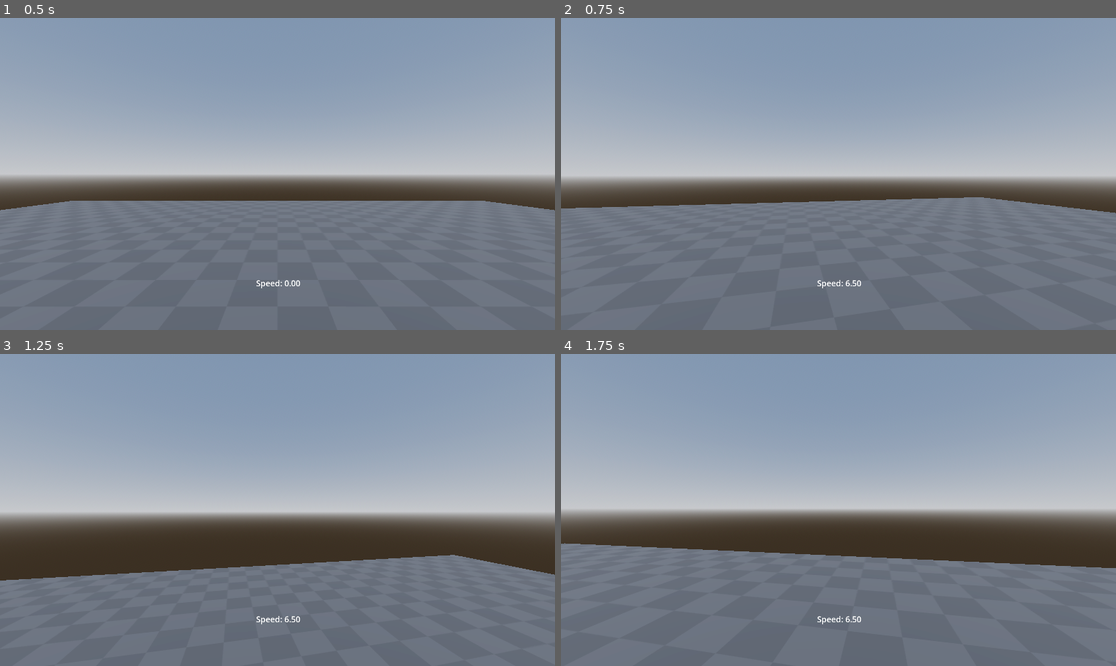
Above: before the commit, frames 1-4 (two rows, left to right).
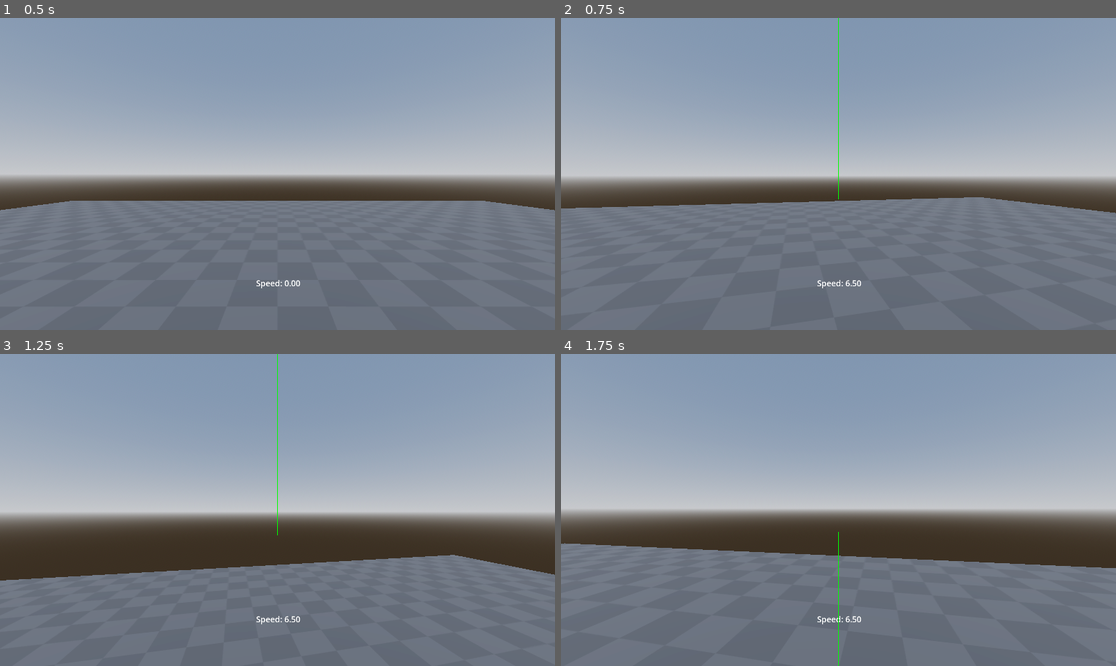
Above: after the commit, the same moments.

Repository: darichey/gibfest
Game: Godot game, scene res://Level.tscn
Same seed, same stepped clock (60 frames per second), same inputs: the game is played once before the commit and once after it.
Inputs (mouse positions are in pixels of both pictures, inside the frame that each line leads up to):
- Up to frame 1 (0.5 s): no input
- Up to frame 2 (0.75 s): move the mouse to (866, 174) at 0.52 s; hold W (move_forward) from 0.53 s (still down)
- Up to frame 3 (1.25 s): keep holding W (move_forward); tap Space (move_jump) at 0.77 s
- Up to frame 4 (1.75 s): keep holding W (move_forward); move the mouse to (810, 510) at 1.27 s; tap Space (move_jump) at 1.52 s

Frame 1 is identical in both runs. In frame 2, less than 0.1% of the frame differs, in the area x 49-51%, y 0-59%; in frame 3, less than 0.1%; in frame 4, less than 0.1%.

Commit message:
Always show velocity visual

Diff:
--- a/game/VelocityVisual.gd
+++ b/game/VelocityVisual.gd
@@ -3,12 +3,20 @@
 @onready var player = $"../.."
 @onready var camera = $"../../Head/Camera3D"
 
+func draw_vector(from: Vector3, to: Vector3, color: Color) -> void:
+	draw_line(
+		camera.unproject_position(from),
+		camera.unproject_position(to),
+		color,
+		4
+	)
+
 func _draw() -> void:
-	if player.debug:
-		var color = Color(0, 1, 0)
-		var start = camera.unproject_position(player.global_transform.origin)
-		var end = camera.unproject_position(player.global_transform.origin + player.get_xz_velocity())
-		draw_line(start, end, color, 4)
+	draw_vector(
+		player.global_transform.origin,
+		player.global_transform.origin + player.get_xz_velocity(),
+		Color.GREEN
+	)
 
 func _process(delta: float) -> void:
 	queue_redraw()
